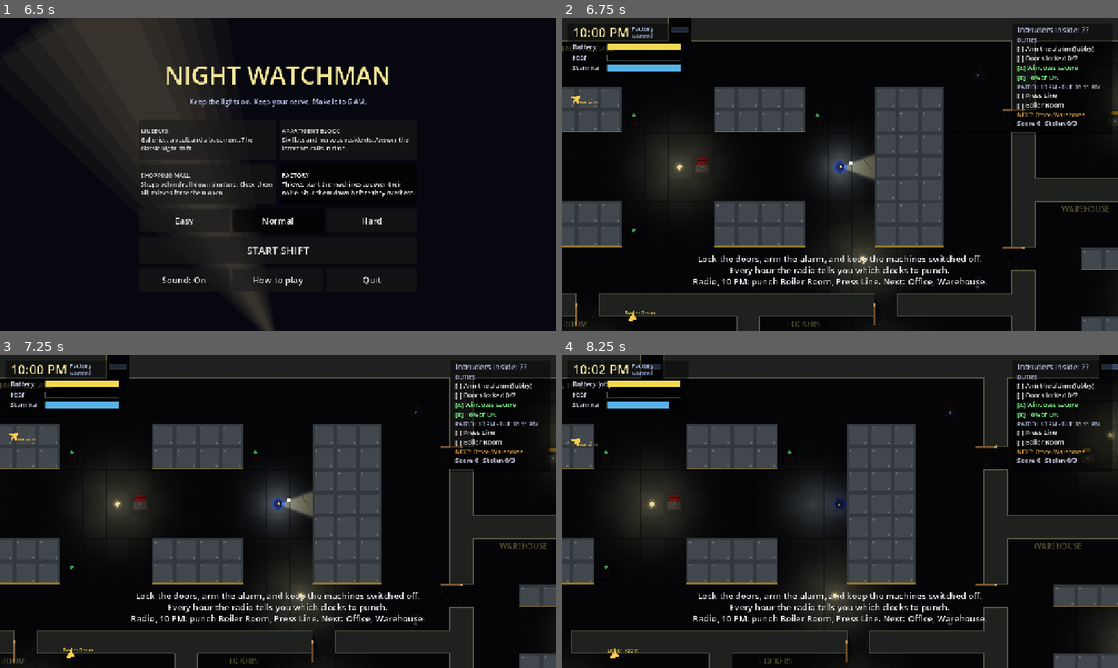
Above: before the commit, frames 1-4 (two rows, left to right).
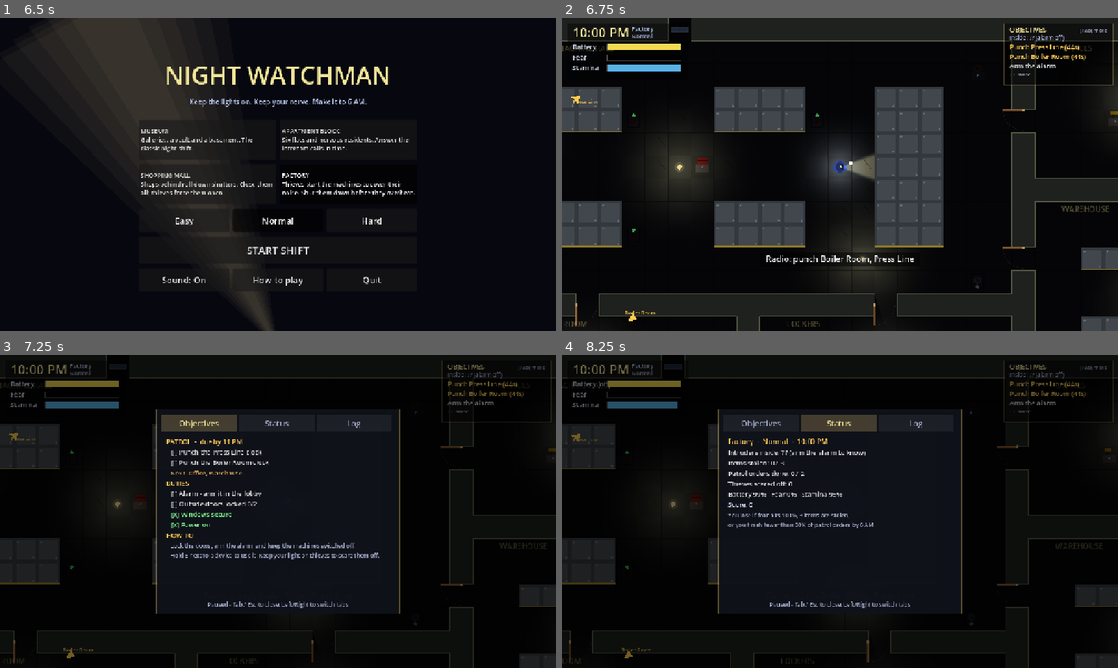
Above: after the commit, the same moments.

Repository: ravic906/Night-watchman
Game: Godot game, scene res://scenes/menu.tscn
Same seed, same stepped clock (60 frames per second), same inputs: the game is played once before the commit and once after it.
Inputs (mouse positions are in pixels of both pictures, inside the frame that each line leads up to):
- Up to frame 1 (6.5 s): click "MUSEUM Galleries, a vault and…" at 0.5 s; click "MUSEUM Galleries, a vault and…" at 1.25 s; click "FACTORY Thieves start the mac…" at 2 s; click "FACTORY Thieves start the mac…" at 2.75 s; click "Easy" at 3.5 s; click "Easy" at 4.25 s; click "Normal" at 5 s; click "Normal" at 5.75 s
- Up to frame 2 (6.75 s): click "START SHIFT" at 6.5 s
- Up to frame 3 (7.25 s): no input
- Up to frame 4 (8.25 s): tap Enter at 7.25 s; move the mouse to (962, 495) at 7.27 s; hold D (move_right) 7.28-8 s; hold Shift (run) 7.28-8 s; click (962, 495) at 7.42 s; tap Space at 7.52 s; tap Tab (objectives, bound only after the commit) at 7.55 s; drag from (728, 527) to (812, 574) at 8.02 s

Frame 1 is identical in both runs. In frame 2, 2.9% of the frame differs, in the area x 23-100%, y 1-86%; in frame 3, 25%; in frame 4, 29%, in the area x 0-100%, y 0-100%.

Commit message:
Objectives tracker and tabbed, pausing objectives panel
- Top-right OBJECTIVES box shows the 3 most urgent jobs with countdowns
  and the intruder count (only while the alarm is armed)
- Tab / O or tapping it opens a paused panel with Objectives (patrol,
  next check, duties, tips), Status (intruders, thefts, score, lose
  conditions) and Log (full message history) tabs; opens by itself once
  at the start of the first shift
- Centre pop-ups reduced to one short line; opening hints and full radio
  text go to the log instead of the screen

Co-Authored-By: Claude Opus 5.5 <noreply@anthropic.com>
Claude-Session: https://claude.ai/code/session_013m1r7B9527ufC1VsKigBgz

Diff:
--- a/scripts/game.gd
+++ b/scripts/game.gd
@@ -91,6 +91,8 @@
 var _shadow_timer := 35.0
 var _noises: Array = []   # [{ "pos": Vector2, "age": float, "color": Color }]
 var _messages: Array = []
+## Full message history for the Log tab: [{ "time": String, "text": String }].
+var log_entries: Array = []
 var _retry_queue: Array = []   # [{ "time": float, "avoid": entrance, "retries": int }]
 var _last_cell := Vector2i(-1, -1)
 var _door_cooldown := 0.0
@@ -224,8 +226,8 @@
 
 	Music.play_game()
 	message("%s - %s" % [location.title, GameState.difficulty_name()], 4.0)
-	message(location.duty_hint, 6.0)
-	message("Every hour the radio tells you which clocks to punch.", 6.0)
+	message(location.duty_hint, 6.0, false)
+	message("Every hour the radio tells you which clocks to punch.", 6.0, false)
 
 
 ## Creates an entity in the world plus its partner node in the glow layer.
@@ -246,12 +248,21 @@
 	score = maxi(0, score + n)
 
 
-func message(text: String, seconds := 3.0) -> void:
+## Every message goes to the log (Objectives panel > Log tab). With `toast`,
+## it also pops up as the single line in the middle of the screen.
+func message(text: String, seconds := 3.0, toast := true) -> void:
 	if GameState.autotest:
 		print("MSG ", clock_text(), "  ", text)
-	_messages.append({"text": text, "time": seconds})
-	if _messages.size() > 3:
-		_messages.pop_front()
+	log_entries.append({"time": clock_text(), "text": text})
+	if log_entries.size() > 40:
+		log_entries.pop_front()
+	if toast:
+		_messages = [{"text": text, "time": seconds}]
+
+
+## Pop-up only (the full text is logged separately).
+func toast(text: String, seconds := 3.0) -> void:
+	_messages = [{"text": text, "time": seconds}]
 
 
 func messages() -> Array:
@@ -393,7 +404,8 @@
 	var text := "Radio, %s: punch %s." % [hour_label(window_start), _names(picks)]
 	if has_next:
 		text += " Next: %s." % _names(_next_picks)
-	message(text, 5.0)
+	message(text, 5.0, false)
+	toast("Radio: punch %s" % _names(picks), 4.0)
 	Music.stinger("radio", -4.0)
 
 
@@ -1155,7 +1167,7 @@
 		"intruders": intruders.map(func(it): return {"cell": _cell_of(it), "state": Intruder.State.keys()[it.state], "inside": it.inside, "lit": it.lit}),
 		"shadows": shadows.map(func(sh): return {"cell": _cell_of(sh), "lit": sh.lit}),
 		"batteries": batteries.map(func(b): return _cell_of(b)),
-		"messages": _messages.map(func(m): return m["text"]),
+		"messages": log_entries.slice(-6).map(func(m): return m["text"]),
 	}
 	var dir := GameState.out_dir if GameState.out_dir != "" else "user://harness"
 	DirAccess.make_dir_recursive_absolute(dir)
--- a/scripts/game_state.gd
+++ b/scripts/game_state.gd
@@ -47,6 +47,8 @@
 ## Best score per "location:difficulty".
 var best_scores := {}
 var sound_enabled := true
+## The objectives panel opens by itself on the first shift of each session.
+var seen_objectives := false
 var last_result := {}
 
 ## Run with `-- --autotest` for a short, self-playing shift (used for CI/smoke tests).
@@ -223,6 +225,7 @@
 	_add_keys("flashlight", [KEY_F, KEY_SPACE])
 	_add_keys("interact", [KEY_E, KEY_ENTER])
 	_add_keys("run", [KEY_SHIFT])
+	_add_keys("objectives", [KEY_TAB, KEY_O])
 	var click := InputEventMouseButton.new()
 	click.button_index = MOUSE_BUTTON_RIGHT
 	InputMap.action_add_event("flashlight", click)
--- a/scripts/hud.gd
+++ b/scripts/hud.gd
@@ -8,10 +8,19 @@
 func _ready() -> void:
 	set_anchors_and_offsets_preset(Control.PRESET_FULL_RECT)
 	mouse_filter = Control.MOUSE_FILTER_IGNORE
+	process_mode = Node.PROCESS_MODE_ALWAYS   # keeps working while the game is paused
 
 
 func _process(delta: float) -> void:
 	_t += delta
+	# First shift of a session: show the objectives once, paused, so players
+	# can read them in peace (never in automated runs).
+	if not _auto_opened and game != null and game.elapsed > 0.6:
+		_auto_opened = true
+		if not GameState.autotest and not GameState.harness_active() and not GameState.seen_objectives:
+			GameState.seen_objectives = true
+			tab = 0
+			set_expanded(true)
 	queue_redraw()
 
 
@@ -57,7 +66,7 @@
 	_bar(Vector2(24, 106), "Stamina", p.stamina, Color(0.35, 0.7, 0.9))
 
 	_draw_pointers(font, size)
-	_draw_duties(font, size)
+	_draw_tracker(font, size)
 
 	# Action prompt
 	if game.near_device != null:
@@ -65,92 +74,239 @@
 		var txt := "Hold %s to %s" % [key, game.near_device.action_label()]
 		draw_string(font, Vector2(0, size.y * 0.68), txt, HORIZONTAL_ALIGNMENT_CENTER, size.x, 20, Color(1, 0.95, 0.7))
 
-	# Messages
-	var my := size.y * 0.78
+	# One short pop-up line at a time (everything is kept in the Log tab).
 	for m in game.messages():
 		var alpha := clampf(float(m["time"]), 0.0, 1.0)
-		draw_string(font, Vector2(0, my), m["text"], HORIZONTAL_ALIGNMENT_CENTER, size.x, 20, Color(0.92, 0.92, 0.95, alpha))
-		my += 26.0
+		var tw := font.get_string_size(m["text"], HORIZONTAL_ALIGNMENT_LEFT, -1, 19).x
+		var box := Rect2((size.x - tw) / 2.0 - 14, size.y * 0.78 - 22, tw + 28, 32)
+		draw_rect(box, Color(0, 0, 0, 0.5 * alpha))
+		draw_string(font, Vector2(0, size.y * 0.78), m["text"], HORIZONTAL_ALIGNMENT_CENTER, size.x, 19, Color(0.95, 0.95, 0.97, alpha))
+
+	if expanded:
+		_draw_panel(font, size)
 
 
 const OK_COL := Color(0.5, 0.95, 0.55)
 const TODO_COL := Color(0.85, 0.85, 0.85)
 const BAD_COL := Color(1.0, 0.55, 0.25)
 const DIM_COL := Color(0.65, 0.68, 0.8)
-
-
-## Top-right panel: intruder count (only while the alarm is armed), duties,
-## patrol clocks, score.
-func _draw_duties(font: Font, size: Vector2) -> void:
-	var lines: Array = []   # [text, color, font_size]
-	if game.alarm_armed():
-		var n: int = game.intruders_inside()
-		lines.append(["Intruders inside: %d" % n, Color(1, 0.4, 0.35) if n > 0 else OK_COL, 18])
-	else:
-		lines.append(["Intruders inside: ??", DIM_COL, 18])
-	lines.append(["DUTIES", DIM_COL, 13])
+const WARN_COL := Color(1.0, 0.8, 0.35)
+
+
+## --- Objectives tracker (compact, always on) and full panel (tabs) ----------
+
+const TABS := ["Objectives", "Status", "Log"]
+const TRACKER_W := 250.0
+
+## Full panel open (the game is paused while it is).
+var expanded := false
+var tab := 0
+var _tracker_rect := Rect2()
+var _tab_rects: Array = []
+var _panel_rect := Rect2()
+var _auto_opened := false
+
+
+func _key_hint() -> String:
+	return "tap" if GameState.use_touch_controls() else "Tab"
+
+
+## Everything that needs doing, most urgent first: [text, color, urgency].
+func _objectives() -> Array:
+	var items: Array = []
+	var due: float = game.check_window_seconds() - (game.elapsed - float(game._window.get("start", game.elapsed)))
+	for c in game.calls_active():
+		items.append(["Check %s (%ds)" % [c.flat, maxi(0, int(c.time_left))], BAD_COL, 100 - c.time_left])
+	for m in game.machines_running():
+		items.append(["Shut down %s%s" % [m.machine_name, " - OVERHEATED" if m.overheated else ""], BAD_COL, 90])
+	for cp in game.orders_open():
+		if cp.done:
+			continue
+		var t := "Punch %s%s (%ds)" % [cp.cp_name, " - jammed" if cp.jammed else "", maxi(0, int(due))]
+		items.append([t, BAD_COL if due < 15.0 else WARN_COL, 80 if due < 15.0 else 60])
+	if game.alarm.cut:
+		items.append(["Re-wire the alarm (lobby)", BAD_COL, 55])
+	elif not game.alarm.armed:
+		items.append(["Arm the alarm", TODO_COL, 50])
+	var open_doors: int = game.doors.size() - game.doors_locked()
+	if open_doors > 0:
+		items.append(["Lock %d outside door%s" % [open_doors, "s" if open_doors > 1 else ""], TODO_COL, 45])
+	var broken: int = game.windows_broken()
+	if broken > 0:
+		items.append(["Board up %d window%s" % [broken, "s" if broken > 1 else ""], BAD_COL, 48])
+	var dead: Array = game.breaker.dead_wings()
+	if not dead.is_empty():
+		items.append(["Reset the breaker (%s dark)" % ", ".join(dead), BAD_COL, 52])
+	var shut_open: int = game.shutters.size() - game.shutters_closed()
+	if shut_open > 0:
+		items.append(["Close %d shop shutter%s" % [shut_open, "s" if shut_open > 1 else ""], TODO_COL, 44])
+	items.sort_custom(func(a, b): return a[2] > b[2])
+	return items
+
+
+func _draw_tracker(font: Font, size: Vector2) -> void:
+	var items := _objectives()
+	var x := size.x - TRACKER_W - 12.0
+	var lines := mini(items.size(), 3)
+	var h := 58.0 + lines * 22.0 + (18.0 if items.size() > 3 else 0.0)
+	_tracker_rect = Rect2(x, 12, TRACKER_W, h)
+	draw_rect(_tracker_rect, Color(0, 0, 0, 0.5))
+	draw_rect(_tracker_rect, Color(1, 0.85, 0.5, 0.25), false, 1.0)
+	draw_string(font, Vector2(x + 12, 32), "OBJECTIVES", HORIZONTAL_ALIGNMENT_LEFT, -1, 15, Color(0.95, 0.9, 0.6))
+	draw_string(font, Vector2(x + 12, 32), "[%s] more" % _key_hint(), HORIZONTAL_ALIGNMENT_RIGHT, TRACKER_W - 24, 12, DIM_COL)
+	var inside := "Inside: %d" % game.intruders_inside() if game.alarm_armed() else "Inside: ?? (alarm off)"
+	draw_string(font, Vector2(x + 12, 50), inside, HORIZONTAL_ALIGNMENT_LEFT, TRACKER_W - 24, 13,
+			Color(1, 0.45, 0.4) if game.alarm_armed() and game.intruders_inside() > 0 else DIM_COL)
+	var y := 72.0
+	if items.is_empty():
+		draw_string(font, Vector2(x + 12, y), "All clear. Patrol and listen.", HORIZONTAL_ALIGNMENT_LEFT, TRACKER_W - 24, 15, OK_COL)
+	for i in lines:
+		draw_string(font, Vector2(x + 12, y), items[i][0], HORIZONTAL_ALIGNMENT_LEFT, TRACKER_W - 24, 15, items[i][1])
+		y += 22.0
+	if items.size() > 3:
+		draw_string(font, Vector2(x + 12, y - 4), "+%d more" % (items.size() - 3), HORIZONTAL_ALIGNMENT_LEFT, -1, 12, DIM_COL)
+
+
+func _draw_panel(font: Font, size: Vector2) -> void:
+	draw_rect(Rect2(Vector2.ZERO, size), Color(0, 0, 0, 0.55))
+	var w := minf(560.0, size.x - 40.0)
+	var h := minf(470.0, size.y - 60.0)
+	_panel_rect = Rect2((size.x - w) / 2.0, (size.y - h) / 2.0, w, h)
+	var r := _panel_rect
+	draw_rect(r, Color(0.06, 0.07, 0.1, 0.97))
+	draw_rect(r, Color(1, 0.85, 0.5, 0.35), false, 2.0)
+	# Tabs
+	_tab_rects.clear()
+	var tw := (w - 24.0) / TABS.size()
+	for i in TABS.size():
+		var tr := Rect2(r.position.x + 12 + i * tw, r.position.y + 12, tw - 6, 40)
+		_tab_rects.append(tr)
+		draw_rect(tr, Color(1, 0.85, 0.5, 0.22) if i == tab else Color(1, 1, 1, 0.06))
+		draw_string(font, tr.position + Vector2(0, 27), TABS[i], HORIZONTAL_ALIGNMENT_CENTER, tr.size.x, 18,
+				Color(0.95, 0.9, 0.6) if i == tab else DIM_COL)
+	var lines: Array = []
+	match tab:
+		0:
+			lines = _objective_lines()
+		1:
+			lines = _status_lines()
+		2:
+			for e in game.log_entries.slice(-15):
+				lines.append(["%s  %s" % [e["time"], e["text"]], TODO_COL, 14])
+			if lines.is_empty():
+				lines.append(["Nothing has happened yet.", DIM_COL, 14])
+	var y := r.position.y + 80.0
+	for l in lines:
+		if y > r.end.y - 40.0:
+			break
+		draw_string(font, Vector2(r.position.x + 22, y), l[0], HORIZONTAL_ALIGNMENT_LEFT, w - 44, l[2], l[1])
+		y += l[2] + 9.0
+	var foot := "Paused - %s to close" % ("tap outside" if GameState.use_touch_controls() else "Tab / Esc")
+	if not GameState.use_touch_controls():
+		foot += ", Left/Right to switch tabs"
+	draw_string(font, Vector2(r.position.x, r.end.y - 16), foot, HORIZONTAL_ALIGNMENT_CENTER, w, 13, DIM_COL)
+
+
+func _objective_lines() -> Array:
+	var out: Array = []
+	var hr: int = maxi(game.patrol_hour, 0)
+	out.append(["PATROL  -  due by %s" % game.hour_label(hr + game.radio_hours()), WARN_COL, 15])
+	for cp in game.orders_open():
+		var mark := "[x]" if cp.done else ("[!]" if cp.jammed else "[ ]")
+		var extra := "  (jammed - hold longer)" if cp.jammed and not cp.done else ""
+		out.append(["   %s Punch the %s clock%s" % [mark, cp.cp_name, extra], OK_COL if cp.done else TODO_COL, 15])
+	var nxt: Array = game.next_orders()
+	if not nxt.is_empty():
+		out.append(["   Next: %s" % ", ".join(nxt.map(func(c): return c.cp_name)), Color(1.0, 0.75, 0.35, 0.85), 14])
+	out.append(["DUTIES", WARN_COL, 15])
 	var a = game.alarm
-	if a.armed:
-		lines.append(["[x] Alarm armed", OK_COL, 15])
-	elif a.cut:
-		lines.append(["[!] Alarm CUT - re-wire it", BAD_COL, 15])
-	else:
-		lines.append(["[ ] Arm the alarm (lobby)", TODO_COL, 15])
+	out.append(["   %s Alarm %s" % ["[x]" if a.armed else "[ ]", "armed" if a.armed else ("CUT - re-wire it" if a.cut else "- arm it in the lobby")],
+			OK_COL if a.armed else (BAD_COL if a.cut else TODO_COL), 15])
 	var locked: int = game.doors_locked()
-	var total: int = game.doors.size()
-	lines.append(["%s Doors locked %d/%d" % ["[x]" if locked == total else "[ ]", locked, total],
-			OK_COL if locked == total else TODO_COL, 15])
+	out.append(["   %s Outside doors locked %d/%d" % ["[x]" if locked == game.doors.size() else "[ ]", locked, game.doors.size()],
+			OK_COL if locked == game.doors.size() else TODO_COL, 15])
 	var broken: int = game.windows_broken()
-	if broken == 0:
-		lines.append(["[x] Windows secure", OK_COL, 15])
-	else:
-		lines.append(["[!] Windows broken: %d" % broken, BAD_COL, 15])
+	out.append(["   %s Windows %s" % ["[x]" if broken == 0 else "[!]", "secure" if broken == 0 else "broken: %d - board them up" % broken],
+			OK_COL if broken == 0 else BAD_COL, 15])
+	var dead: Array = game.breaker.dead_wings()
+	out.append(["   %s Power %s" % ["[x]" if dead.is_empty() else "[!]", "on" if dead.is_empty() else "out (%s) - reset the breaker" % ", ".join(dead)],
+			OK_COL if dead.is_empty() else BAD_COL, 15])
 	if not game.shutters.is_empty():
 		var shut: int = game.shutters_closed()
-		var all_shut: bool = shut == game.shutters.size()
-		lines.append(["%s Shutters down %d/%d" % ["[x]" if all_shut else "[ ]", shut, game.shutters.size()],
-				OK_COL if all_shut else TODO_COL, 15])
+		out.append(["   %s Shop shutters down %d/%d" % ["[x]" if shut == game.shutters.size() else "[ ]", shut, game.shutters.size()],
+				OK_COL if shut == game.shutters.size() else TODO_COL, 15])
 	for c in game.calls_active():
-		lines.append(["[!] Call: %s (%ds)" % [c.flat, maxi(0, int(c.time_left))], BAD_COL, 15])
-	if not game.call_spots.is_empty() and game.complaints > 0:
-		lines.append(["Complaints %d/%d" % [game.complaints, game.MAX_COMPLAINTS], BAD_COL, 15])
+		out.append(["   [!] Intercom: check %s within %ds" % [c.flat, maxi(0, int(c.time_left))], BAD_COL, 15])
 	for m in game.machines_running():
-		lines.append(["[!] %s %s" % [m.machine_name, "OVERHEATED" if m.overheated else "running"], BAD_COL, 15])
-	var dead: Array = game.breaker.dead_wings()
-	if dead.is_empty():
-		lines.append(["[x] Power OK", OK_COL, 15])
-	else:
-		lines.append(["[!] Power out: %s" % ", ".join(dead), BAD_COL, 15])
-	var hr: int = maxi(game.patrol_hour, 0)
-	lines.append(["PATROL %s - DUE BY %s" % [game.hour_label(hr), game.hour_label(hr + game.radio_hours())], DIM_COL, 13])
-	for cp in game.orders_open():
-		if cp.jammed and not cp.done:
-			lines.append(["[!] %s (jammed)" % cp.cp_name, BAD_COL, 15])
-		elif cp.done:
-			lines.append(["[x] %s" % cp.cp_name, OK_COL, 15])
-		else:
-			lines.append(["[ ] %s" % cp.cp_name, TODO_COL, 15])
-	var nxt: Array = game.next_orders()
-	if not nxt.is_empty():
-		var nxt_text := "NEXT: %s" % ", ".join(nxt.map(func(c): return c.cp_name))
-		if nxt_text.length() > 30:
-			nxt_text = nxt_text.substr(0, 28) + "..."
-		lines.append([nxt_text, Color(1.0, 0.75, 0.35, 0.8), 13])
-	lines.append(["Score %d   Stolen %d/%d" % [game.score, game.thefts, game.MAX_THEFTS],
-			Color(1, 0.45, 0.4) if game.thefts > 0 else Color(0.85, 0.85, 0.95), 15])
-
-	var w := 232.0
-	var x := size.x - w
-	var h := 20.0
-	for l in lines:
-		h += 22.0 if l[2] >= 15 else 20.0
-	# On touch screens the panel sits a little lower, clear of the corner.
-	var top := 12.0
-	draw_rect(Rect2(x - 12, top, w, h), Color(0, 0, 0, 0.45))
-	var y := top + 22.0
-	for l in lines:
-		draw_string(font, Vector2(x, y), l[0], HORIZONTAL_ALIGNMENT_LEFT, w - 16, l[2], l[1])
-		y += 22.0 if l[2] >= 15 else 20.0
+		out.append(["   [!] %s is running - shut it down" % m.machine_name, BAD_COL, 15])
+	out.append(["HOW TO", WARN_COL, 15])
+	out.append(["   %s" % game.location.duty_hint, DIM_COL, 13])
+	out.append(["   Hold %s next to a device to use it. Keep your light on thieves to scare them off." % ("USE" if GameState.use_touch_controls() else "E"), DIM_COL, 13])
+	return out
+
+
+func _status_lines() -> Array:
+	var p = game.player
+	var out: Array = []
+	out.append(["%s  -  %s  -  %s" % [game.location.title, GameState.difficulty_name(), game.clock_text()], WARN_COL, 16])
+	out.append(["Intruders inside: %s" % (str(game.intruders_inside()) if game.alarm_armed() else "?? (arm the alarm to know)"), TODO_COL, 15])
+	out.append(["Items stolen: %d / %d" % [game.thefts, game.MAX_THEFTS], BAD_COL if game.thefts > 0 else TODO_COL, 15])
+	out.append(["Patrol orders done: %d / %d" % [game.punches, game.orders_total], TODO_COL, 15])
+	out.append(["Thieves scared off: %d" % game.scared, TODO_COL, 15])
+	if not game.call_spots.is_empty():
+		out.append(["Resident complaints: %d / %d" % [game.complaints, game.MAX_COMPLAINTS], BAD_COL if game.complaints > 0 else TODO_COL, 15])
+	out.append(["Battery %d%%   Fear %d%%   Stamina %d%%" % [int(p.battery), int(p.fear), int(p.stamina)], TODO_COL, 15])
+	out.append(["Score: %d" % game.score, Color(0.85, 0.85, 0.95), 15])
+	out.append(["You lose if fear hits 100%, 3 items are stolen" + (", 3 residents complain" if not game.call_spots.is_empty() else "") + ",", DIM_COL, 13])
+	out.append(["or you finish fewer than 60% of patrol orders by 6 AM.", DIM_COL, 13])
+	return out
+
+
+func set_expanded(value: bool) -> void:
+	expanded = value
+	get_tree().paused = value
+	queue_redraw()
+
+
+func _input(event: InputEvent) -> void:
+	if game == null or game.ended:
+		return
+	if event.is_action_pressed("objectives"):
+		set_expanded(not expanded)
+		get_viewport().set_input_as_handled()
+		return
+	if expanded and event is InputEventKey and event.pressed and not event.echo:
+		match event.keycode:
+			KEY_ESCAPE:
+				set_expanded(false)
+			KEY_LEFT, KEY_A:
+				tab = posmod(tab - 1, TABS.size())
+			KEY_RIGHT, KEY_D:
+				tab = (tab + 1) % TABS.size()
+		get_viewport().set_input_as_handled()
+		return
+	# Taps / clicks (touch screens send touches; desktops send mouse clicks).
+	var pos := Vector2.INF
+	if GameState.use_touch_controls():
+		if event is InputEventScreenTouch and event.pressed:
+			pos = event.position
+	elif event is InputEventMouseButton and event.pressed and event.button_index == MOUSE_BUTTON_LEFT:
+		pos = event.position
+	if pos == Vector2.INF:
+		return
+	if expanded:
+		for i in _tab_rects.size():
+			if (_tab_rects[i] as Rect2).has_point(pos):
+				tab = i
+				get_viewport().set_input_as_handled()
+				return
+		if not _panel_rect.has_point(pos):
+			set_expanded(false)
+		get_viewport().set_input_as_handled()
+	elif _tracker_rect.has_point(pos):
+		tab = 0
+		set_expanded(true)
+		get_viewport().set_input_as_handled()
 
 
 ## Arrows at the screen edge pointing to things that need you but are off
--- a/scripts/menu.gd
+++ b/scripts/menu.gd
@@ -117,7 +117,7 @@
 Darkness raises your FEAR. Lamps and your flashlight calm you. Batteries (green blinks) recharge the light.
 On Normal and Hard something else walks the halls. It cannot move while it is in your beam.
 
-Keyboard: WASD/arrows move, mouse aims, Shift runs, F/Space/right-click toggles the light, E uses (punch, lock, arm, reset, board).
+Keyboard: WASD/arrows move, mouse aims, Shift runs, F/Space/right-click toggles the light, E uses (punch, lock, arm, reset, board), Tab opens the Objectives panel.
 Touch: left side is a joystick, buttons on the right."""
 	box.add_child(_help)
 
